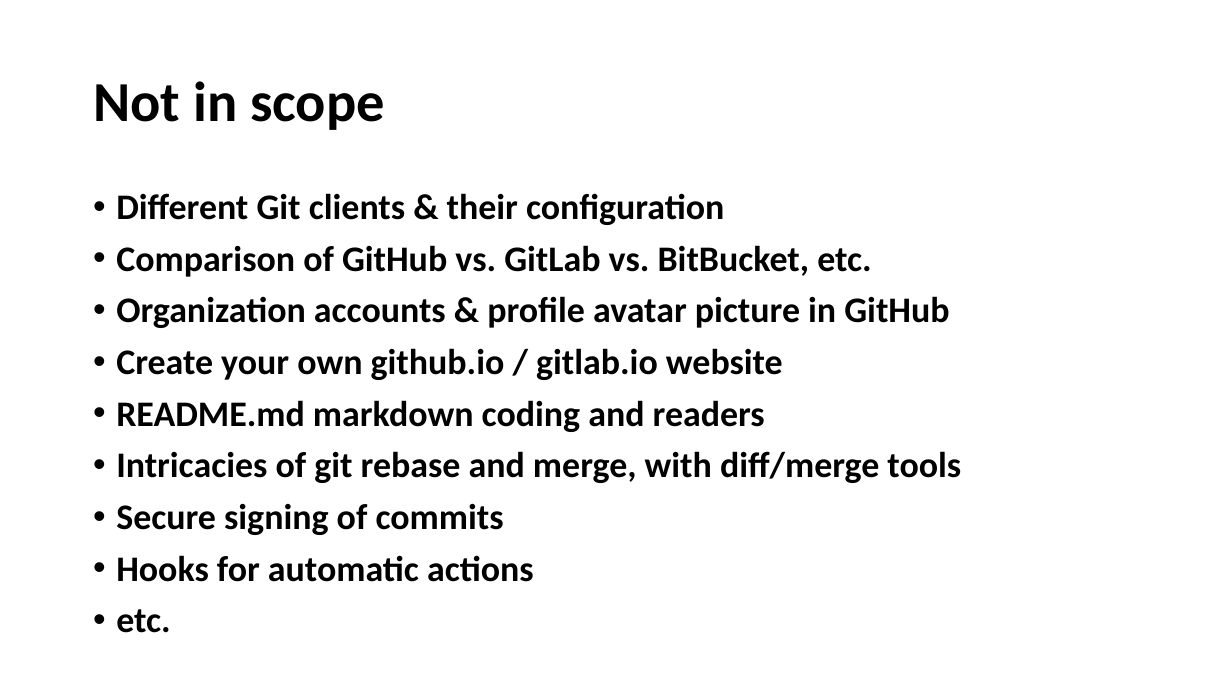
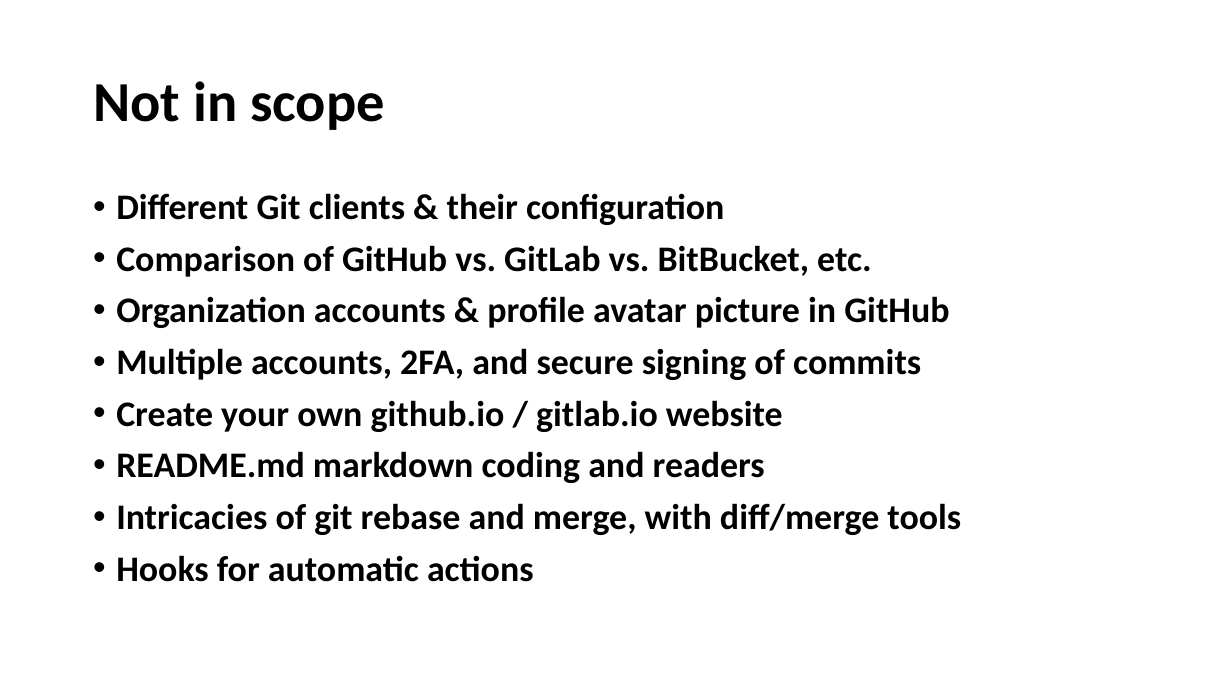
Before and after one commit to wilsonmar/wilsonmar.github.io, a slide deck: slide 15 of images/Git-basics-v09a.pptx (slide 13 before the commit). Drawn at 1232x693 pixels with LibreOffice and Linux fonts; fonts in the diff are those of the drawing; background and template pictures are left out. Boxes give left, top, right and bottom in pixels: in the first picture for what was removed or moved away, otherwise in the second. Text is boxed around its words. In the diff, an @@ line names an element or a change of style, - is before the commit and + after.

```diff
--- a/images/Git-basics-v09a.pptx
+++ b/images/Git-basics-v09a.pptx
@@ text at (116, 348, 921, 380): paragraph added @@
+• Multiple accounts, 2FA, and secure signing of commits
@@ text at (116, 503, 504, 535): paragraph removed @@
-• Secure signing of commits
@@ text at (116, 609, 170, 633): paragraph removed @@
-• etc.
```
Also in this commit, not shown: 6 other slides changed, 4 slides added, 3 other files.
